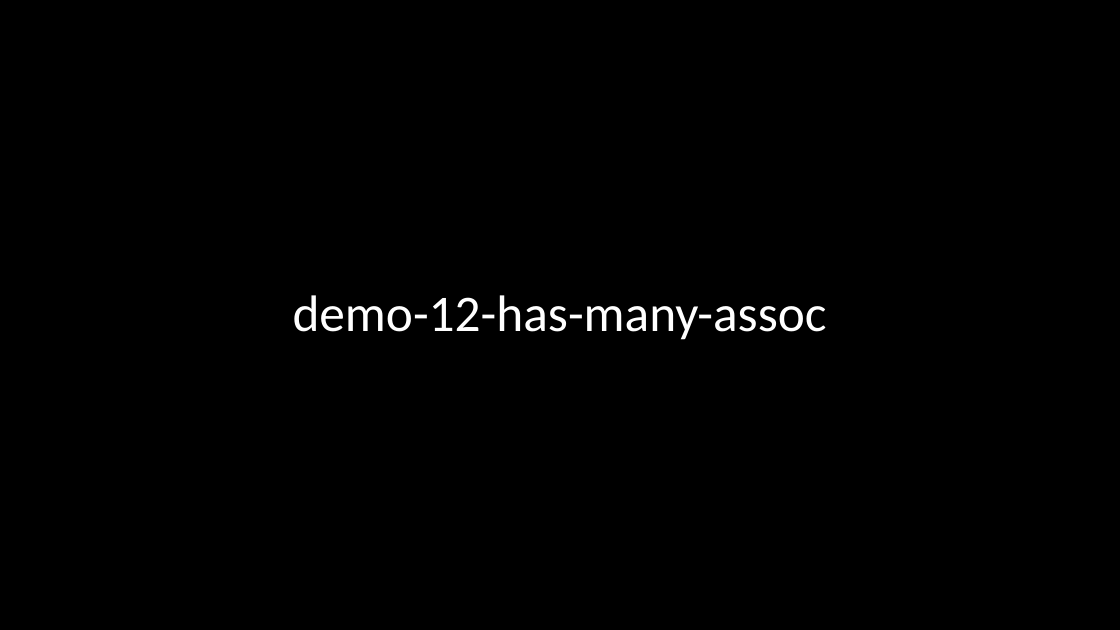
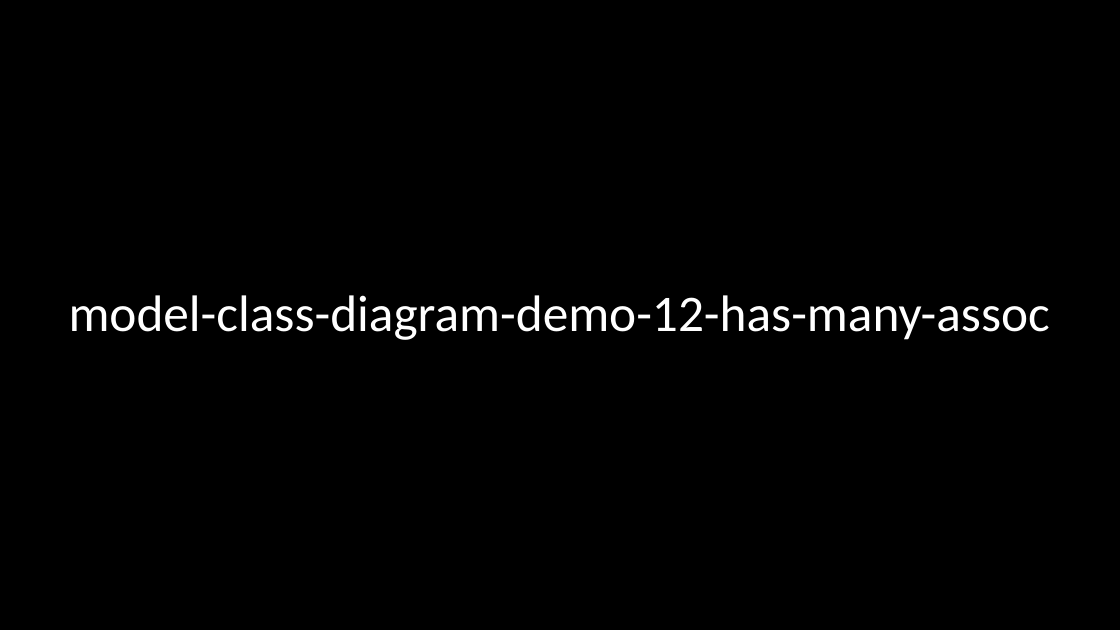
Before and after one commit to scott-fleming/wapp, a slide deck: slide 3 of docs/model-class-diagram.pptx. Drawn at 1120x630 pixels with LibreOffice and Linux fonts; fonts in the diff are those of the drawing. Boxes give left, top, right and bottom in pixels: in the first picture for what was removed or moved away, otherwise in the second. Text is boxed around its words. In the diff, an @@ line names an element or a change of style, - is before the commit and + after.

Commit message:
Added model class and wireframe diagrams for Demo 13

```diff
--- a/docs/model-class-diagram.pptx
+++ b/docs/model-class-diagram.pptx
@@ title at bbox=[69, 295, 1050, 340]: text changed @@
-demo-12-has-many-assoc
+model-class-diagram-demo-12-has-many-assoc
```
Also in this commit, not shown: 1 other slide changed, 2 slides added, 3 other files.
